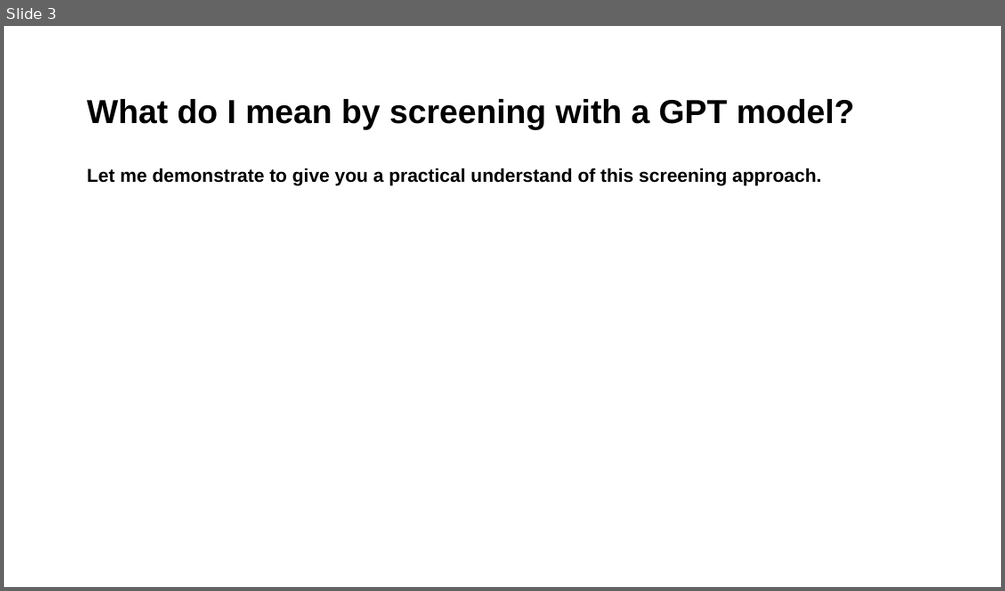
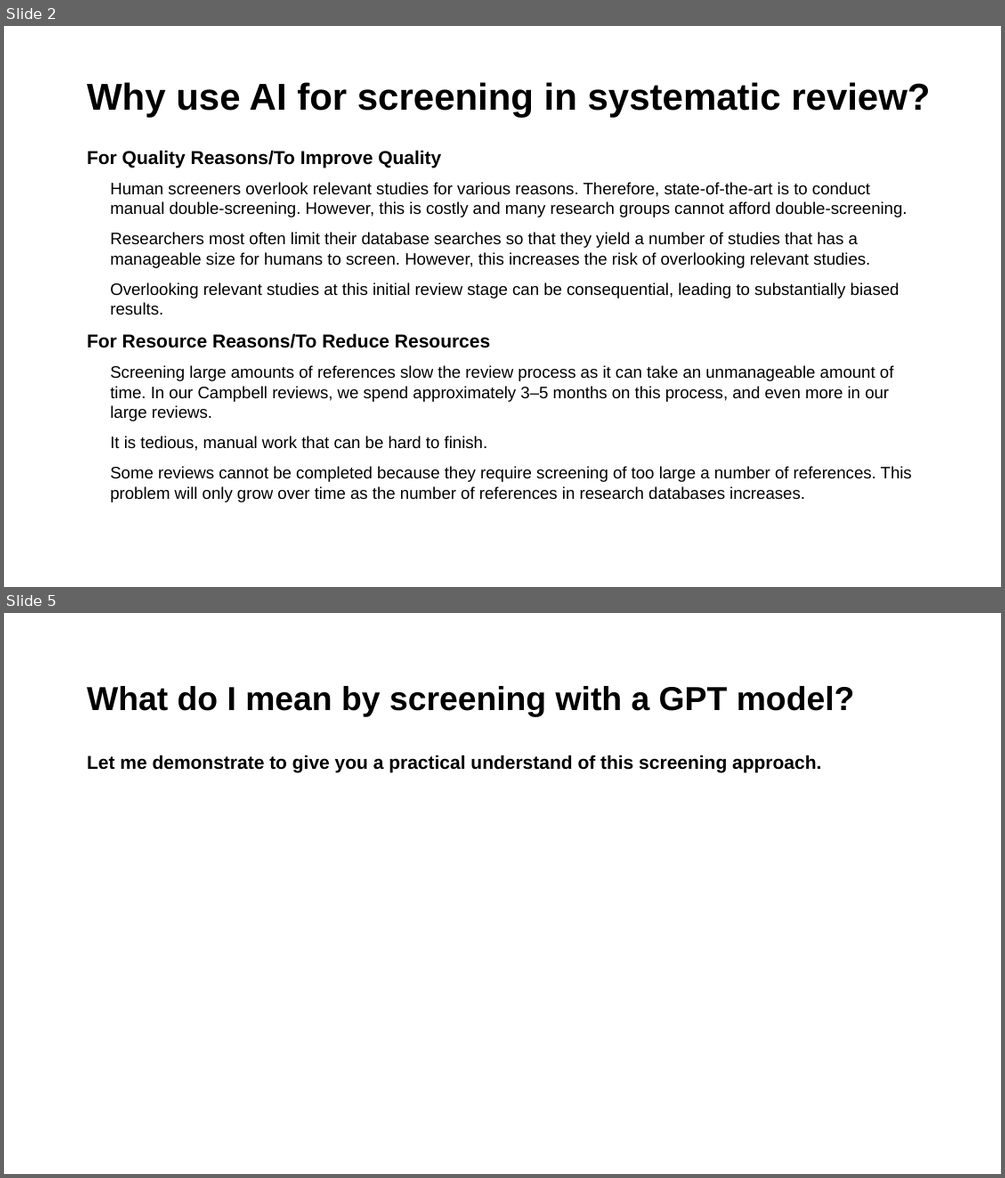
Before and after one commit to MikkelVembye/SRMA-SIG-presentation, a slide deck: SRMA SIG presentation 2024 .potx.pptx. Shown one above the other, each under a label of ours: slide 3 before the commit, slides 2 and 5 after it; the slides between them are not shown. The pictures are 1005x591 and 1005x1178 pixels, drawn with LibreOffice and Linux fonts; fonts in the diff are those of the drawing; background and template pictures are left out. Boxes give left, top, right and bottom in pixels: in the first picture for what was removed or moved away, otherwise in the second. Text is boxed around its words. In the diff, an @@ line names an element or a change of style, - is before the commit and + after.

```diff
--- a/SRMA SIG presentation 2024 .potx.pptx
+++ b/SRMA SIG presentation 2024 .potx.pptx
@@ slide 2 added at bbox=[4, 26, 1001, 587], background #FFFFFF @@
@@ title added at bbox=[87, 82, 930, 117], 36 pt, text #000000, bold @@
+Why use AI for screening in systematic review?
@@ text added at bbox=[87, 150, 912, 502], 16 pt, text #000000 @@
+For Quality Reasons/To Improve Quality
+• Human screeners overlook relevant studies for various reasons. Therefore, state-of-the-art is to conduct manual double-screening. However, this is costly and many research groups cannot afford double-screening.
+• Researchers most often limit their database searches so that they yield a number of studies that has a manageable size for humans to screen. However, this increases the risk of overlooking relevant studies.
+• Overlooking relevant studies at this initial review stage can be consequential, leading to substantially biased results.
+For Resource Reasons/To Reduce Resources
+• Screening large amounts of references slow the review process as it can take an unmanageable amount of time. In our Campbell reviews, we spend approximately 3–5 months on this process, and even more in our large reviews.
+• It is tedious, manual work that can be hard to finish.
+• Some reviews cannot be completed because they require screening of too large a number of references. This problem will only grow over time as the number of references in research databases increases.
@@ what was slide 3 is now slide 5 @@
```
Also in this commit, not shown: 3 slides changed, 3 other slides added, 2 slides removed.
